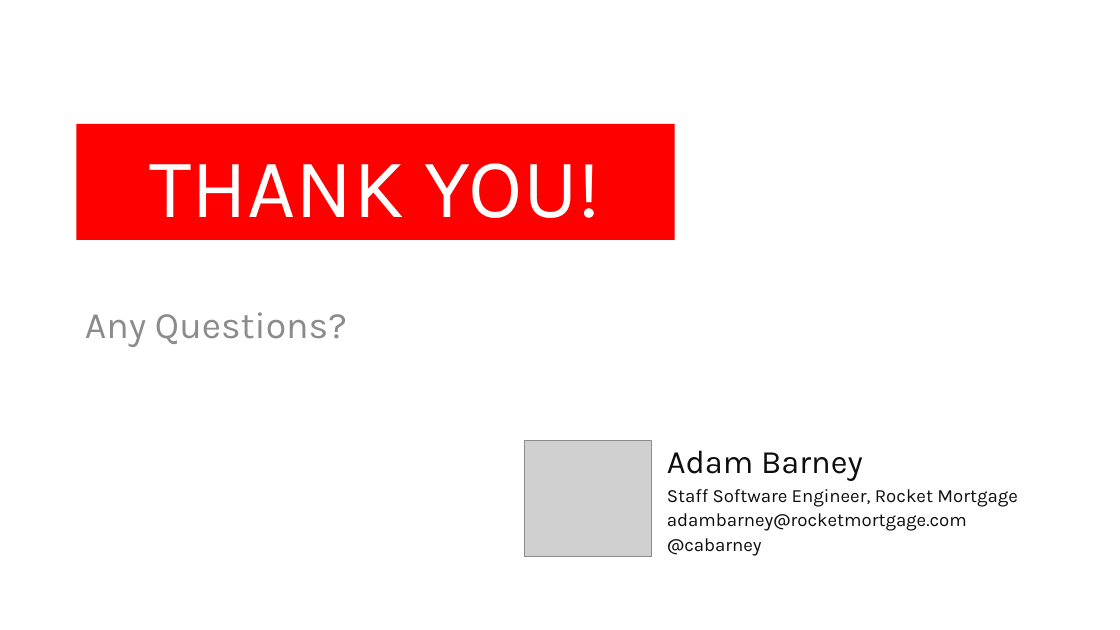
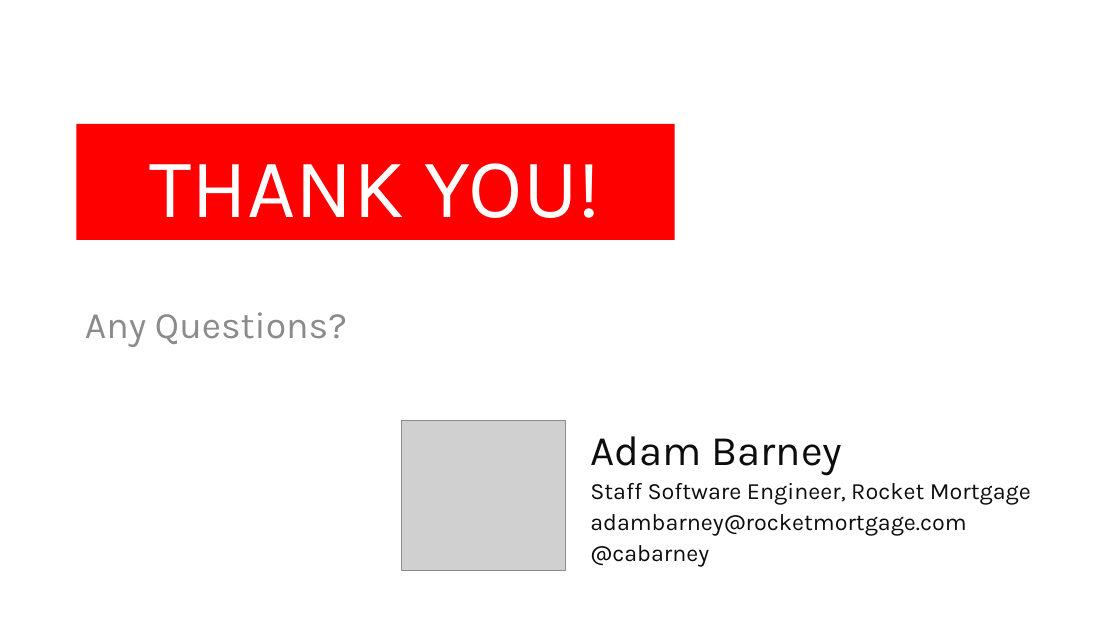
Before and after one commit to cabarney/dev-containers, a slide deck: slide 7 of Press Button, Get Development Environment.pptx. Drawn at 1120x630 pixels with LibreOffice and Linux fonts; fonts in the diff are those of the drawing; grey boxes stand for pictures; background and template pictures are left out. Boxes give left, top, right and bottom in pixels: in the first picture for what was removed or moved away, otherwise in the second. Text is boxed around its words. In the diff, an @@ line names an element or a change of style, - is before the commit and + after.

```diff
--- a/Press Button, Get Development Environment.pptx
+++ b/Press Button, Get Development Environment.pptx
@@ text "Adam Barney" moved from (x1=667, y1=450, x2=863, y2=481) to (x1=590, y1=436, x2=843, y2=476) @@
@@ text "Adam Barney" at (x1=590, y1=436, x2=843, y2=476): size 28 to 36 pt @@
@@ picture resized from (x1=524, y1=441, x2=651, y2=557) to (x1=402, y1=421, x2=565, y2=571) @@
@@ text "Staff Software Engineer, Rocket Mortgage" moved from (x1=667, y1=489, x2=1017, y2=507) to (x1=590, y1=483, x2=1031, y2=505) @@
@@ text "adambarney@rocketmortgage.com" moved from (x1=667, y1=513, x2=967, y2=531) to (x1=590, y1=514, x2=966, y2=536) @@
@@ size 16 to 20 pt in 3 elements at (x1=590, y1=483, x2=1031, y2=505), (x1=590, y1=514, x2=966, y2=536), (x1=590, y1=545, x2=709, y2=566) @@
@@ text "@cabarney" moved from (x1=667, y1=538, x2=762, y2=556) to (x1=590, y1=545, x2=709, y2=566) @@
```
Also in this commit, not shown: 2 other slides changed, 1 other file.
